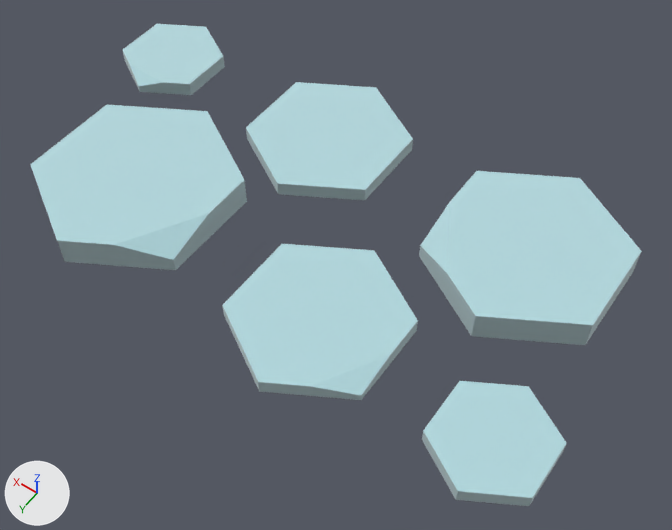
Renders of the glTF model public/models/nf2/nature/path_stone.glb from each side of a commit.
Both versions are drawn from a 50 mm camera at (-0.583, 0.762, 1.051) aimed at (-0.07, 0.044, -0.078). Every picture has the same lights, and +X, +Y and +Z are marked at lower left. The picture after the commit comes second. Where no turn or scale is listed for an object, it has been applied to the vertices.

The scene before the commit, as lines of its bpy script (objects in view):
```python
mat_stone = principled_material('stone')
mat_stone.base_color = (0.722, 0.886, 0.91)  # pale blue #ddf2f5
mat_stone.metallic = 1.0
mat_stone.roughness = 1.0
me_mesh_path_stone = bpy.data.meshes.new('Mesh path_stone')
me_mesh_path_stone.from_pydata(...)  # 80 vertices, 136 faces; spans x -0.5..0.5, y -0.278..0.299, z 0.0..0.05
# faces by material slot: [88, 32, 16]
me_mesh_path_stone.materials.append(mat_stonedark)  # light grey #ccdbde
me_mesh_path_stone.materials.append(mat_stone)  # pale blue #ddf2f5
me_mesh_path_stone.materials.append(mat_defaultmat)  # white #ffffff
ob_path_stone = bpy.data.objects.new('path_stone', me_mesh_path_stone)
ob_path_stone.location = (0.0, 0.0, -0.05)
```
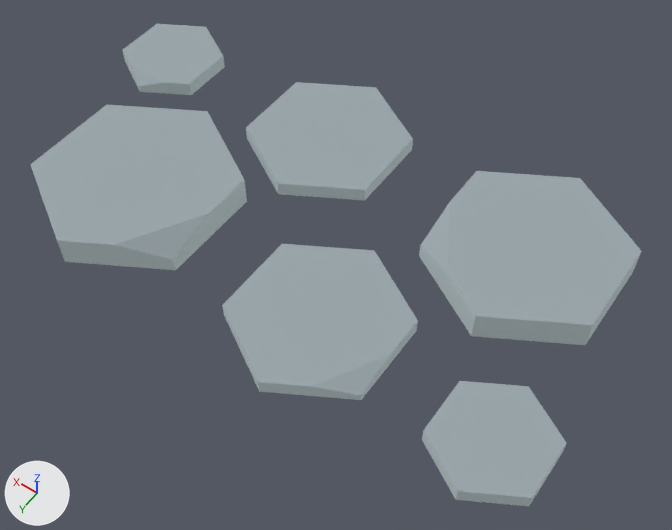
Edits to the bpy script that builds the scene:
```text
Change mat_stone:
    mat_stone.metallic: 1.0 -> 0.0
    mat_stone.base_color: (0.722, 0.886, 0.91) -> (0.323, 0.381, 0.407)  # pale blue #ddf2f5 -> grey #9aa6ab
Remove ob_tmpparent:
    ob_tmpparent = bpy.data.objects.new('tmpParent', None)
    ob_tmpparent.location = (0.0, 0.0, 0.0)
```

Where the change shows, as pixel boxes [x1, y1, x2, y2] in the pictures (672 x 530 px):
'path_stone', recoloured, surface changed (pale blue to grey)
    both: [30, 24, 642, 506]
